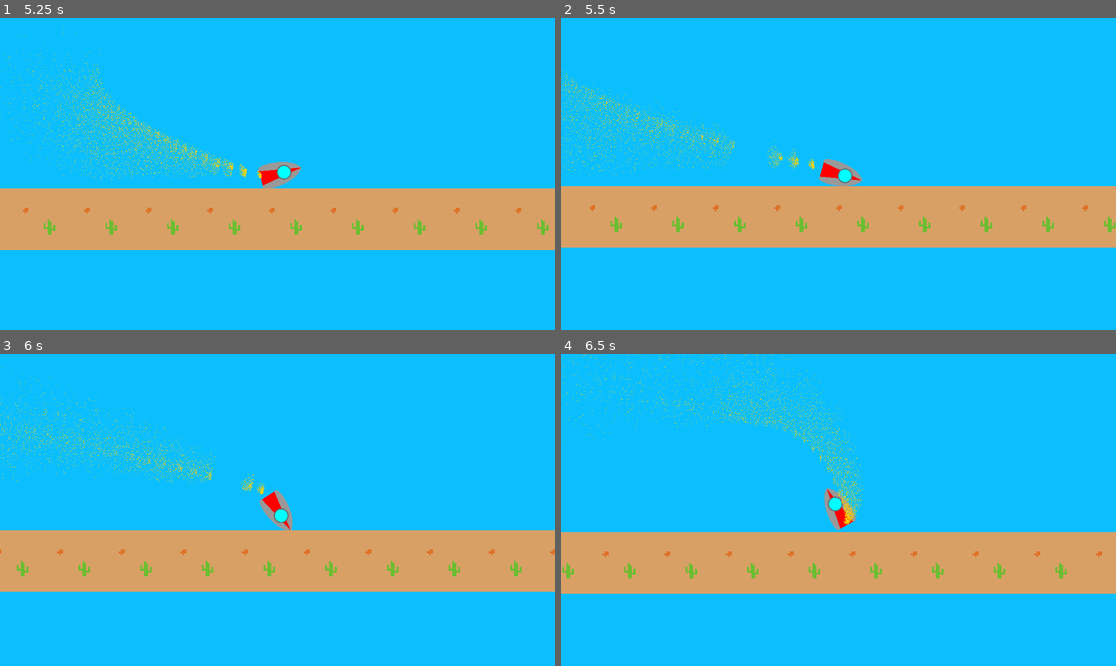
Above: before the commit, frames 1-4 (two rows, left to right).
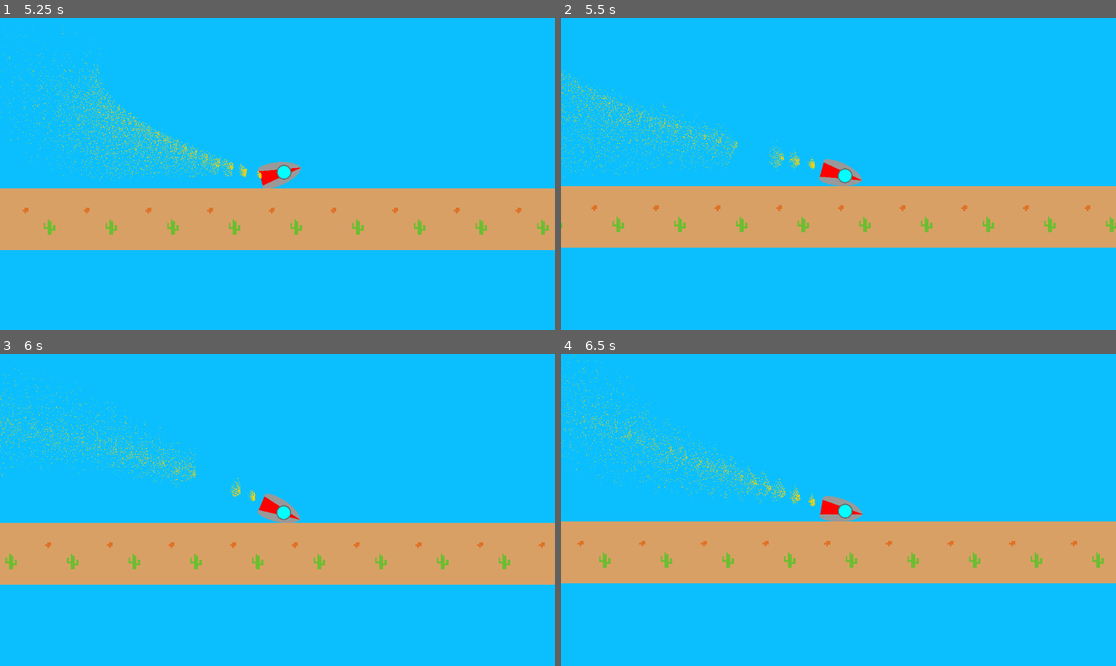
Above: after the commit, the same moments.

Repository: randomairborne/moonshot
Game: Godot game, scene res://menu/menu.tscn
The game is run twice, just before and just after one commit, with the same random seed, the same clock (stepped at 60 frames per second) and the same inputs.
Inputs:
- Up to frame 1 (5.25 s): click "Start Game" at 0.5 s; click "Go Fly!" at 1.25 s; hold Right (turn_right) 2.03-2.78 s; hold Down (cut_engine) 2.03-2.78 s; hold A (turn_left) 2.78-3.53 s; tap Up (boost) at 2.85 s; tap Down (cut_engine) at 3.05, 4.35 s; hold Down (cut_engine) 3.53-4.28 s; hold Right (turn_right) 3.53-5.03 s; hold A (turn_left) from 5.03 s (still down); hold Up (boost) from 5.03 s (still down)
- Up to frame 2 (5.5 s): keep holding A (turn_left); keep holding Up (boost); tap Down (cut_engine) at 5.3 s
- Up to frame 3 (6 s): keep holding A (turn_left); release Up (boost) at 5.78 s; tap Down (cut_engine) at 5.85 s
- Up to frame 4 (6.5 s): keep holding A (turn_left)

Frame 1 is identical in both runs. In frame 2, 2.6% of the frame differs, in the area x 0-100%, y 16-69%; in frame 3, 8.3%; in frame 4, 11%, in the area x 0-100%, y 0-77%.
Error after the commit: Invalid call. Nonexistent function 'clear' in base 'GPUParticles2D'. (res://fly/rocket.gd:19)

Commit message:
linux export

Diff:
--- a/fly/rocket.gd
+++ b/fly/rocket.gd
@@ -16,6 +16,7 @@
 		state.apply_torque(FIN_FORCE)
 	if Input.is_action_pressed("cut_engine"):
 		plume.emitting = false
+		plume.clear()
 	else:
 		state.apply_central_force(ENGINE_FORCE.rotated(rotation))
 		plume.emitting = true
--- a/project.godot
+++ b/project.godot
@@ -15,6 +15,11 @@
 run/main_scene="res://menu/menu.tscn"
 config/features=PackedStringArray("4.3", "GL Compatibility")
 config/icon="res://fly/rocket.svg"
+
+[editor]
+
+version_control/plugin_name="GitPlugin"
+version_control/autoload_on_startup=true
 
 [input]
 
Not shown, changed: export_presets.cfg
